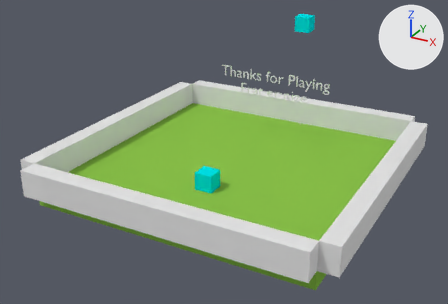
What one commit did to the Blender file obj/level8_Thanks/level8_Thanks.blend.
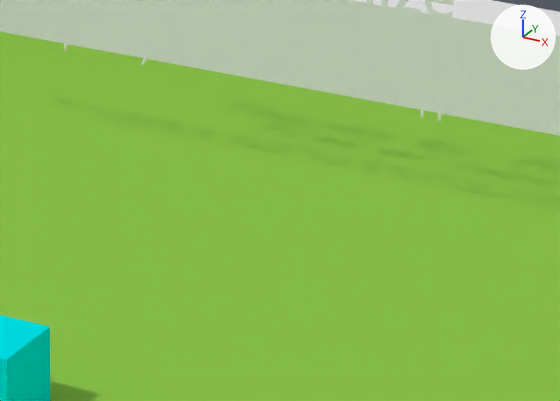
There are two pictures of each version: one whole from a 50 mm camera at (15.26, -29.41, 15.29) aimed at (-0.49, -0.78, 0.98), one close up on the part from 47% to 74% of the width and 33% to 61% of the height. The axes (+X, +Y, +Z) are drawn at upper right. The lights are the same throughout.

Names of what the first close-up shows: 'Boundary.002', 'Floor.001', 'Marker.Spawn', 'Text', 'Text.001'.
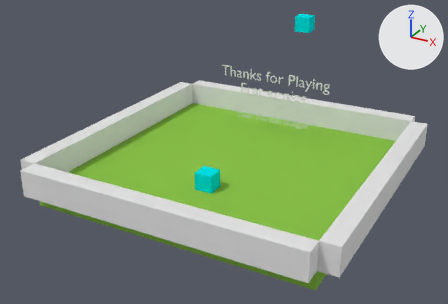
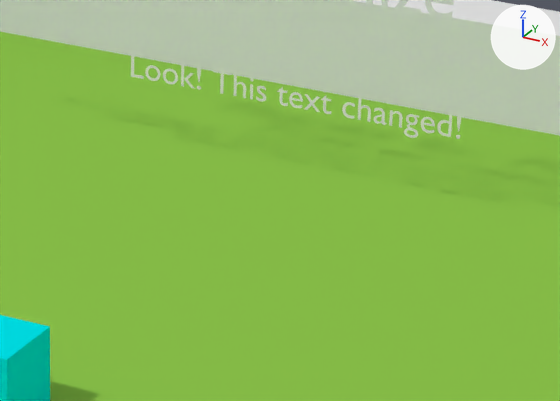
Boxes [x1, y1, x2, y2] around the edits, measured in the close-ups (560 x 401 px):
'Text', text changed, moved
    before: [16, 0, 560, 134]
    after: [37, 0, 560, 139]

What changed in the scene script:
```text
Change txt_text:
    txt_text.body: 'Associating or forming a friendship with someone, \nespecially when one is not supposed to.' -> 'Associating or forming a friendship with someone, \nespecially when one is not supposed to.\nLook! This text changed!'
Change ob_text:
    ob_text.location: (0.004, 4.702, 1.364) -> (0.004, 4.702, 1.039)
```
